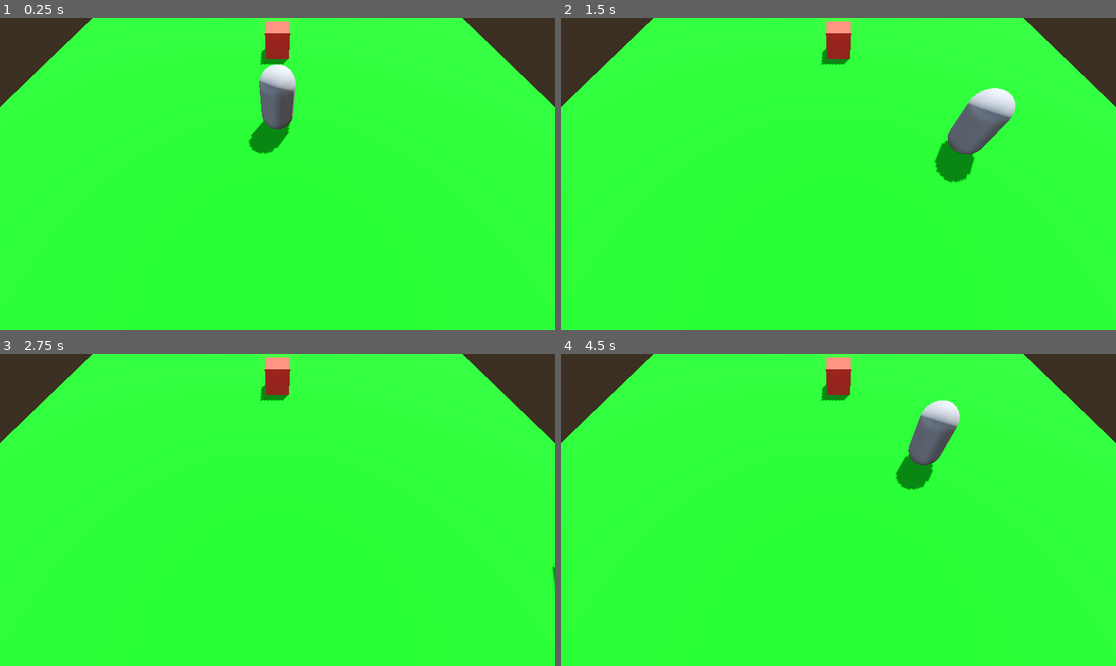
Above: before the commit, frames 1-4 (two rows, left to right).
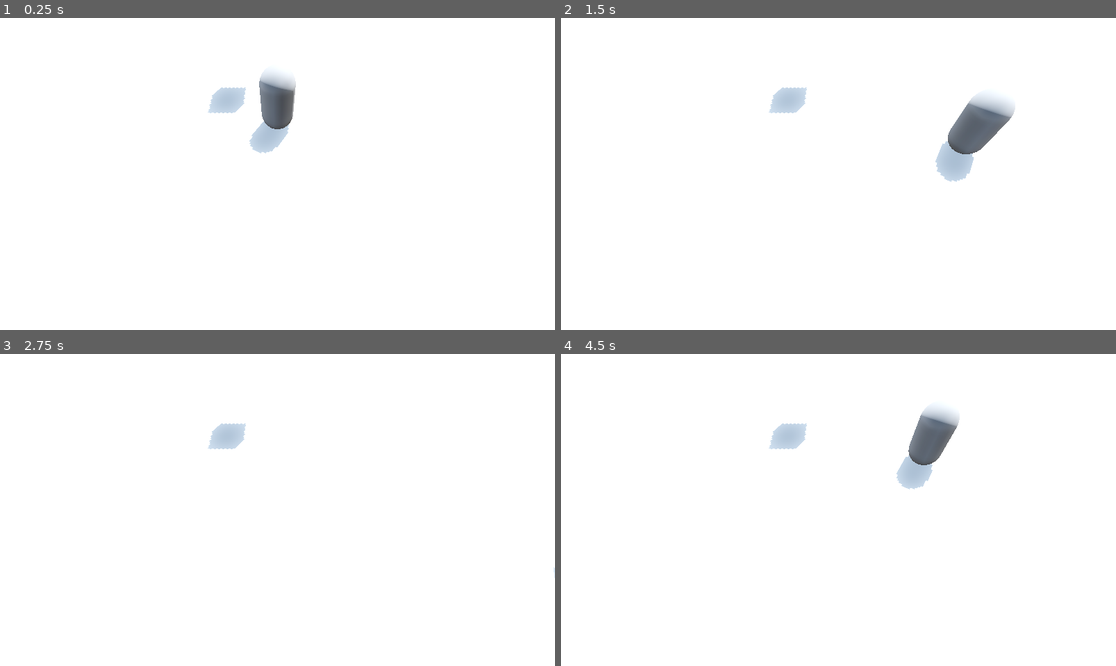
Above: after the commit, the same moments.

Repository: TylerPederson/effort
Game: Godot game, scene res://sandbox_level.tscn
Two runs of this game, one before a commit and one after it. Both use one fixed random seed, a clock stepped at 60 frames per second and the inputs below.
Inputs:
- Up to frame 1 (0.25 s): no input
- Up to frame 2 (1.5 s): tap Enter (ui_accept) at 0.5, 0.77 s; hold Right (ui_right) 0.53-1.28 s; hold Down (ui_down) from 1.28 s (still down)
- Up to frame 3 (2.75 s): tap Enter (ui_accept) at 1.52 s; release Down (ui_down) at 2.03 s; hold Right (ui_right) from 2.03 s (still down)
- Up to frame 4 (4.5 s): release Right (ui_right) at 2.78 s; hold Up (ui_up) 2.78-3.53 s; tap Enter (ui_accept) at 3.02, 3.77 s; hold Left (ui_left) from 3.53 s (still down)

The runs differ from the first frame. In frame 1, 99% of the frame differs, in the area x 0-100%, y 0-100%; in frame 2, 99%; in frame 3, 100%; in frame 4, 99%.

Commit message:
Update floor
Made the floor bigger, recolor white, this is the hub

Diff:
--- a/sandbox_level.tscn
+++ b/sandbox_level.tscn
@@ -15,8 +15,7 @@
 tonemap_mode = 2
 glow_enabled = true
 
-[sub_resource type="StandardMaterial3D" id="StandardMaterial3D_vg0gq"]
-albedo_color = Color(0, 0.69122964, 0.026883334, 1)
+[sub_resource type="StandardMaterial3D" id="StandardMaterial3D_s6xw7"]
 
 [sub_resource type="StandardMaterial3D" id="StandardMaterial3D_xftbl"]
 albedo_color = Color(1, 0.26666668, 0.20392157, 1)
@@ -35,13 +34,13 @@
 shadow_enabled = true
 
 [node name="Floor" type="CSGBox3D" parent="."]
-transform = Transform3D(1, 0, 0, 0, 1, 0, 0, 0, 1, 0, -0.5, 0)
-material_override = SubResource("StandardMaterial3D_vg0gq")
+transform = Transform3D(1, 0, 0, 0, 1, 0, 0, 0, 1, -0.2778988, -0.49632835, -9.588551)
+material_override = SubResource("StandardMaterial3D_s6xw7")
 use_collision = true
-size = Vector3(20, 1, 20)
+size = Vector3(32.52643, 1, 58.71576)
 
 [node name="Obstacle" type="CSGBox3D" parent="."]
-transform = Transform3D(1, 0, 0, 0, 1, 0, 0, 0, 1, 0, 0.5084473, -4.4674025)
+transform = Transform3D(1, 0, 0, 0, 1, 0, 0, 0, 1, 0, 6.5351505, -4.4674025)
 material_override = SubResource("StandardMaterial3D_xftbl")
 use_collision = true
 
